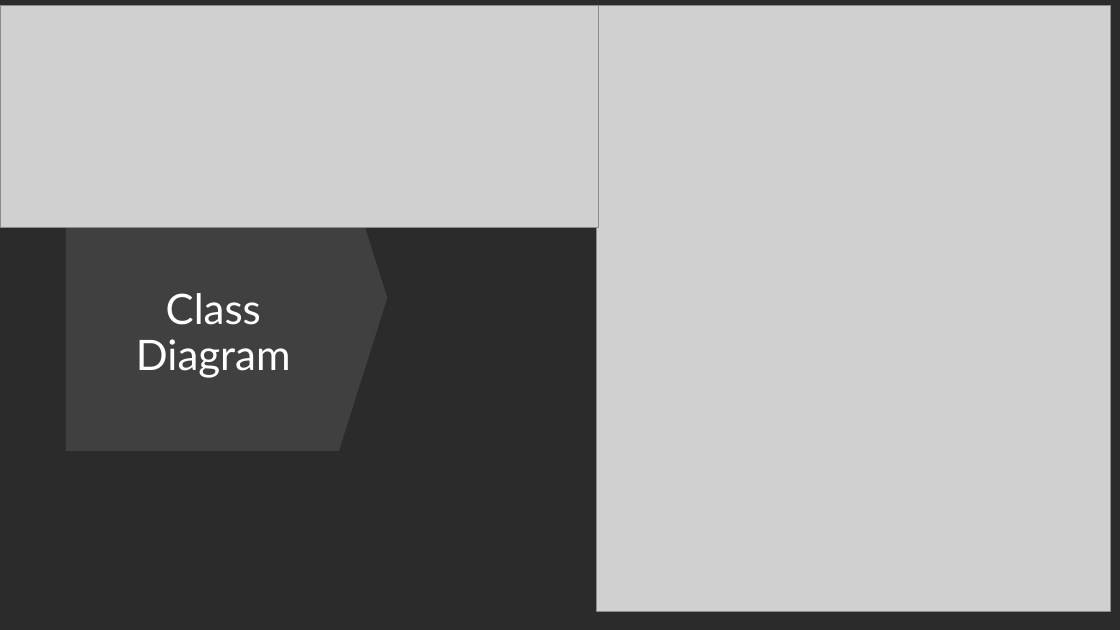
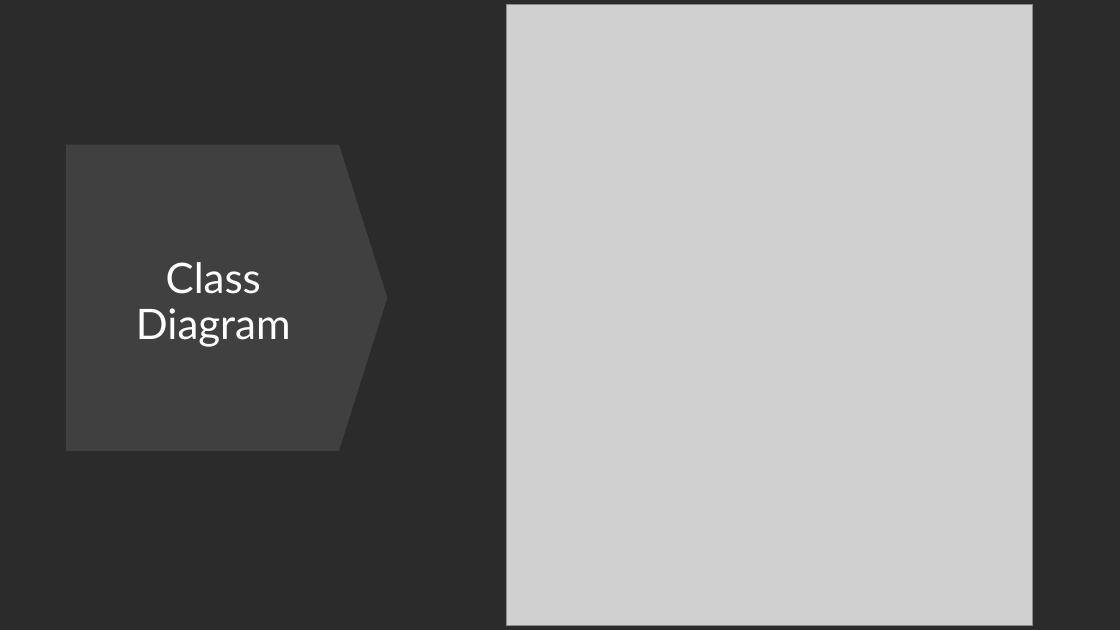
Before and after one commit to Florian-LeVasseur/UML, a slide deck: slide 10 of presentation.pptx (slide 6 before the commit). Drawn at 1120x630 pixels with LibreOffice and Linux fonts; fonts in the diff are those of the drawing; grey boxes stand for pictures; background and template pictures are left out; a plain dark background stands for a picture behind light text. Boxes give left, top, right and bottom in pixels: in the first picture for what was removed or moved away, otherwise in the second. Text is boxed around its words. In the diff, an @@ line names an element or a change of style, - is before the commit and + after.

Commit message:
MAJ pp

```diff
--- a/presentation.pptx
+++ b/presentation.pptx
@@ picture removed at <box>0,5,598,228</box> @@
@@ picture: place and size @@
-picture at <box>597,5,1111,612</box>
+picture at <box>506,5,1033,626</box>
@@ title "Class Diagram": place and size @@
-title "Class Diagram" at <box>136,293,291,378</box>
+title "Class Diagram" at <box>136,262,291,347</box>
```
Also in this commit, not shown: 11 slides added.
